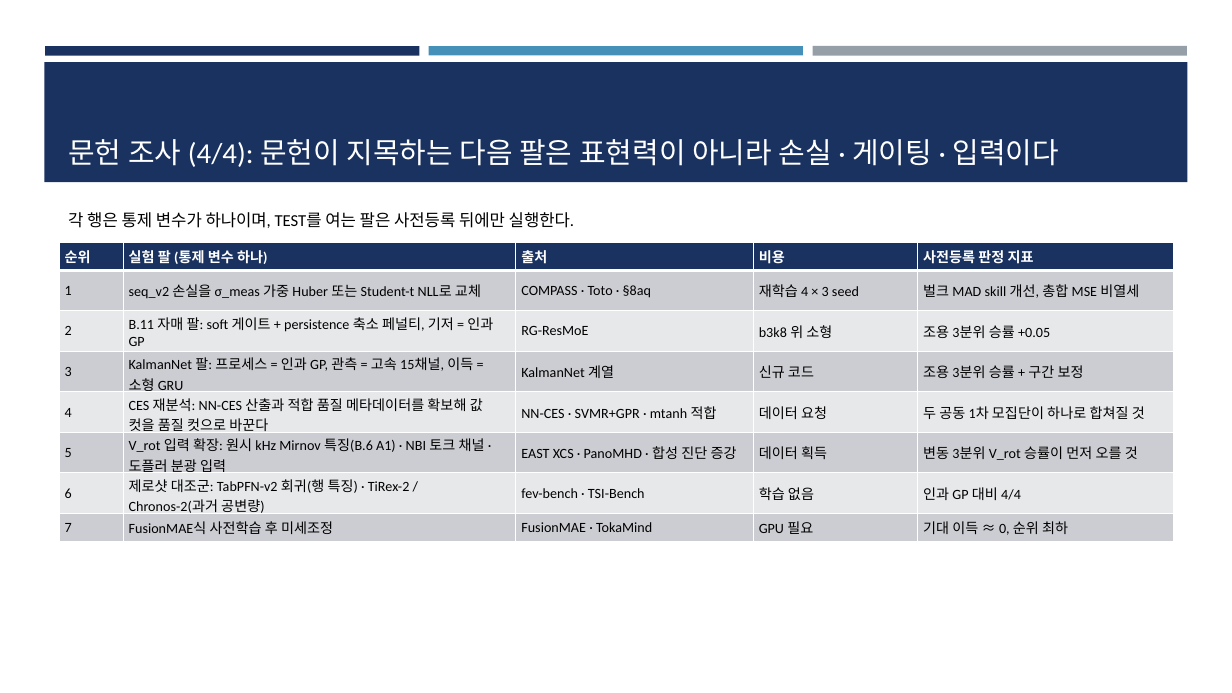
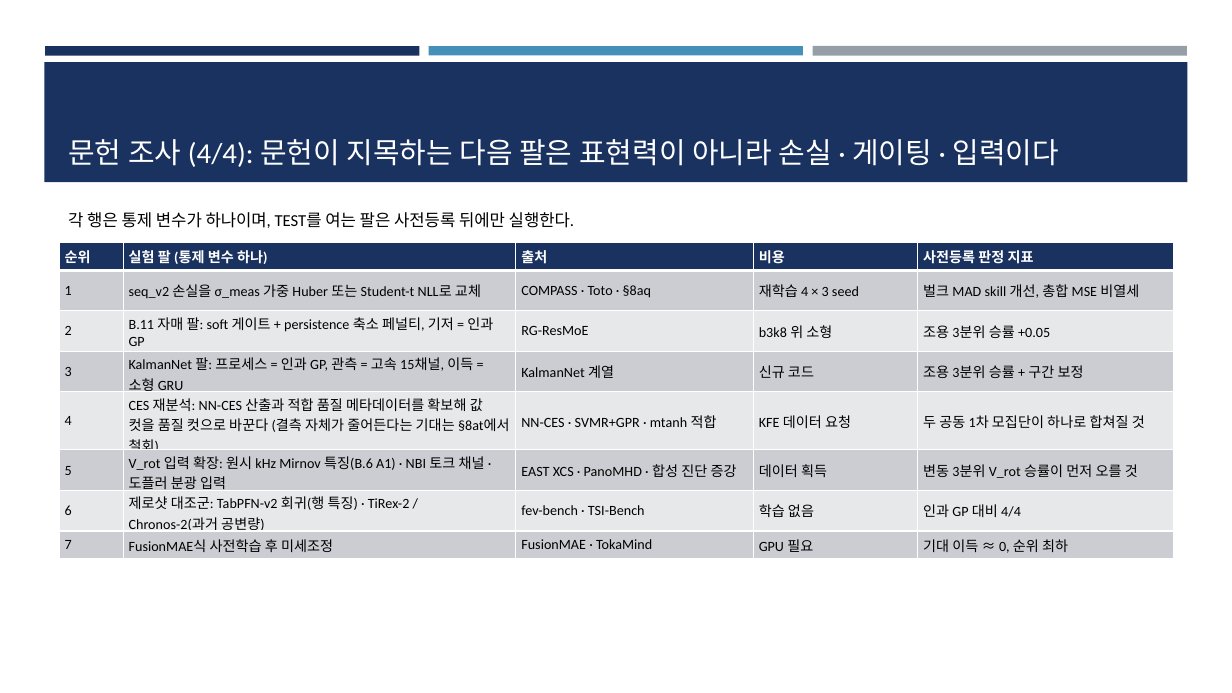
Before and after one commit to iseungsang01/ml-intern-revision, a slide deck: slide 63 of docs/presentation/KSTAR_CES_졸논정리_논문흐름.pptx (slide 61 before the commit). Drawn at 1232x693 pixels with LibreOffice and Linux fonts; fonts in the diff are those of the drawing. Boxes give left, top, right and bottom in pixels: in the first picture for what was removed or moved away, otherwise in the second. Text is boxed around its words. In the diff, an @@ line names an element or a change of style, - is before the commit and + after.

```diff
--- a/docs/presentation/KSTAR_CES_졸논정리_논문흐름.pptx
+++ b/docs/presentation/KSTAR_CES_졸논정리_논문흐름.pptx
@@ table at (59,243,1174,559) @@
-row 5, column 2: CES 재분석: NN-CES 산출과 적합 품질 메타데이터를 확보해 값 컷을 품질 컷으로 바꾼다
+row 5, column 2: CES 재분석: NN-CES 산출과 적합 품질 메타데이터를 확보해 값 컷을 품질 컷으로 바꾼다 (결측 자체가 줄어든다는 기대는 §8at에서 철회)
-row 5, column 4: 데이터 요청
+row 5, column 4: KFE 데이터 요청
```
Also in this commit, not shown: 4 other slides changed, 2 slides added, 12 other files.
